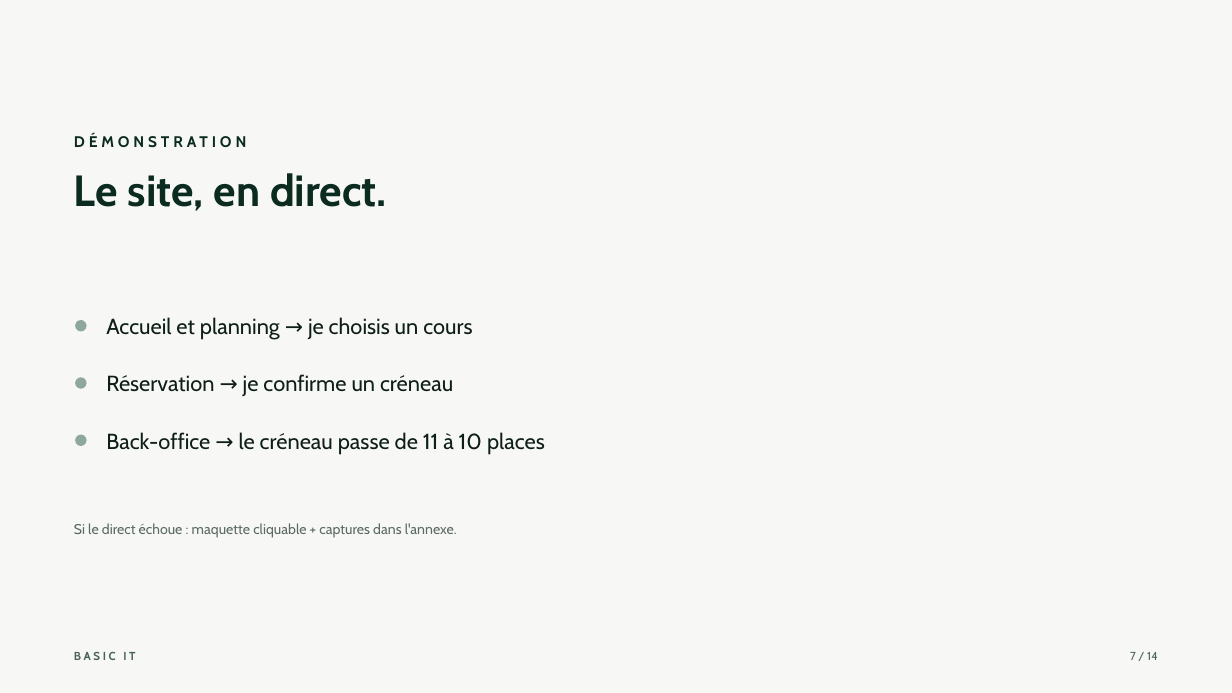
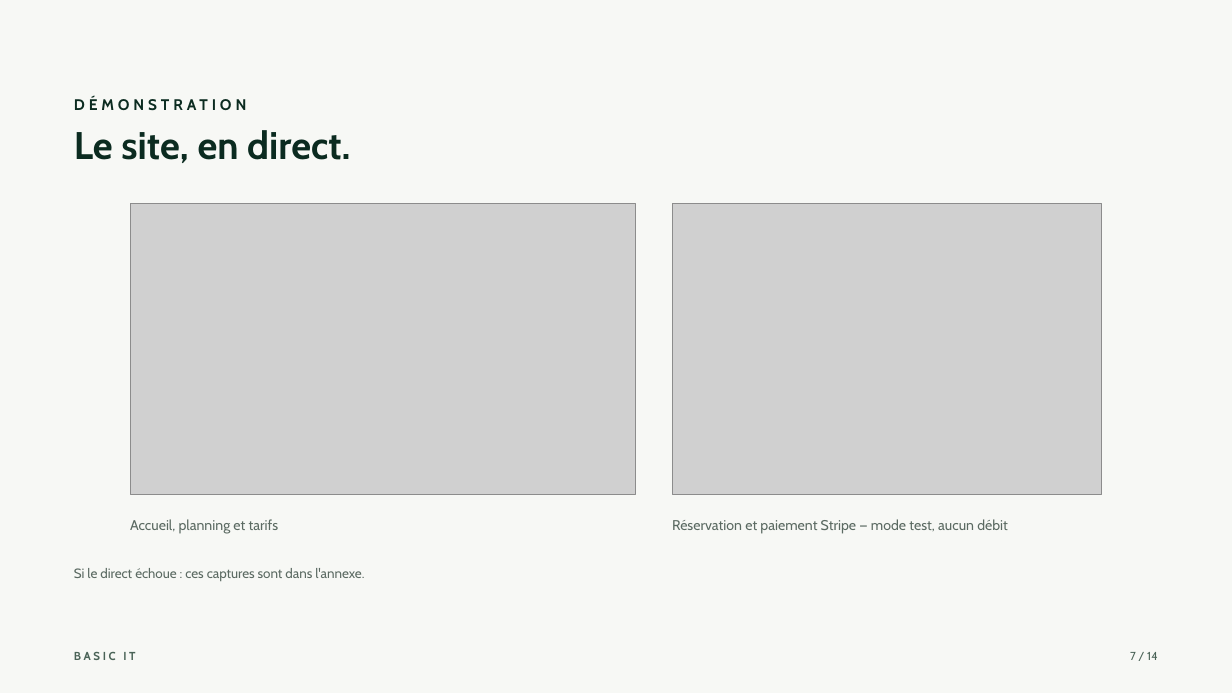
Before and after one commit to LucasDECEBAL/Basic-IT, a slide deck: slide 7 of docs/soutenance/Basic-IT-soutenance.pptx. Drawn at 1232x693 pixels with LibreOffice and Linux fonts; fonts in the diff are those of the drawing; grey boxes stand for pictures. Boxes give left, top, right and bottom in pixels: in the first picture for what was removed or moved away, otherwise in the second. Text is boxed around its words. In the diff, an @@ line names an element or a change of style, - is before the commit and + after.

Commit message:
feat: captures du site et paiement Stripe en mode test

```diff
--- a/docs/soutenance/Basic-IT-soutenance.pptx
+++ b/docs/soutenance/Basic-IT-soutenance.pptx
@@ text "DÉMONSTRATION" moved from (x1=74, y1=133, x2=247, y2=148) to (x1=74, y1=96, x2=247, y2=111) @@
@@ text "Le site, en direct." moved from (x1=74, y1=173, x2=387, y2=211) to (x1=74, y1=130, x2=350, y2=163) @@
@@ text "Le site, en direct." at (x1=74, y1=130, x2=350, y2=163): size 34 to 30 pt @@
@@ picture added at (x1=130, y1=203, x2=636, y2=494) @@
@@ picture added at (x1=672, y1=203, x2=1102, y2=494) @@
@@ ellipse removed at (x1=76, y1=321, x2=86, y2=331) @@
@@ text removed at (x1=106, y1=317, x2=472, y2=340) @@
-Accueil et planning → je choisis un cours
@@ ellipse removed at (x1=76, y1=378, x2=86, y2=388) @@
@@ text removed at (x1=106, y1=374, x2=453, y2=396) @@
-Réservation → je confirme un créneau
@@ ellipse removed at (x1=76, y1=435, x2=86, y2=445) @@
@@ text removed at (x1=106, y1=432, x2=545, y2=455) @@
-Back-office → le créneau passe de 11 à 10 places
@@ text added at (x1=130, y1=519, x2=279, y2=533), 11 pt, text #5B6A62 @@
+Accueil, planning et tarifs
@@ text added at (x1=672, y1=519, x2=1008, y2=533), 11 pt, text #5B6A62 @@
+Réservation et paiement Stripe — mode test, aucun débit
@@ text at (x1=74, y1=568, x2=364, y2=581): text changed; size 11 to 10.5 pt @@
-Si le direct échoue : maquette cliquable + captures dans l'annexe.
+Si le direct échoue : ces captures sont dans l'annexe.
```
Also in this commit, not shown: 2 other slides changed, 20 other files.
